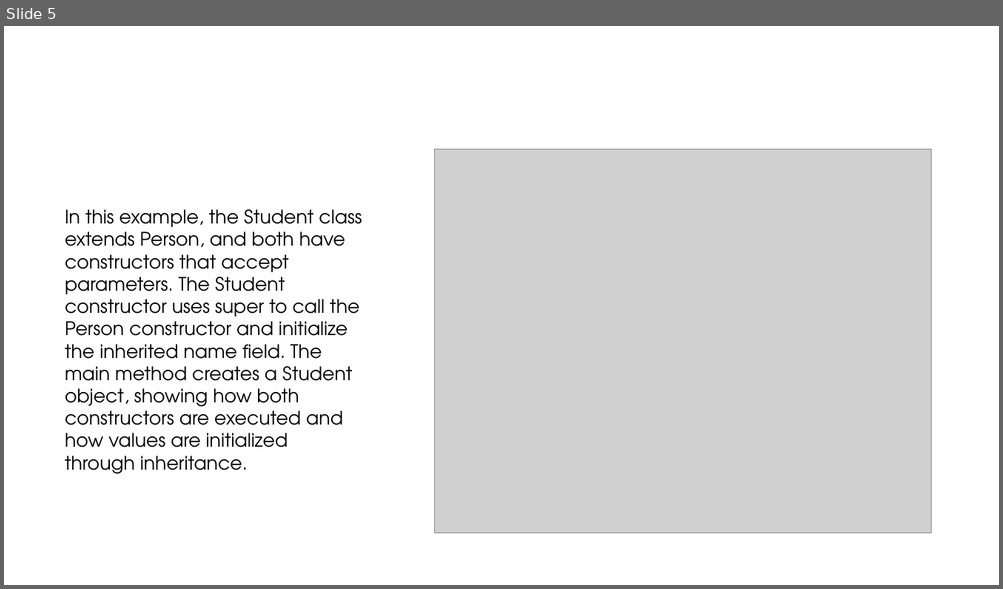
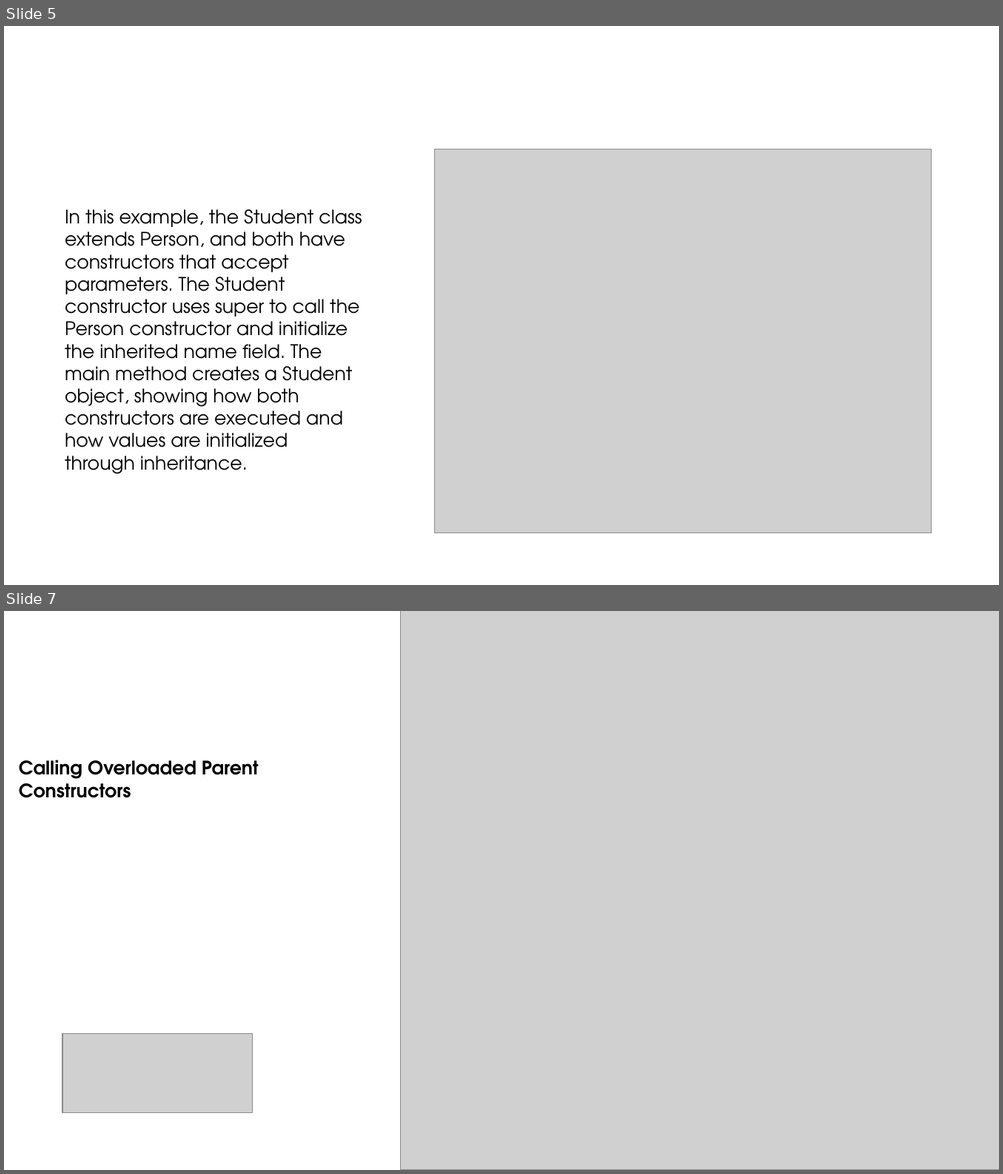
Before and after one commit to ashrafulparan2/Resources, a slide deck: CSE281/Lecture 7.pptx. Shown one above the other, each under a label of ours: slide 5 before the commit, slides 5 and 7 after it; the slides between them are not shown. The pictures are 1003x589 and 1003x1174 pixels, drawn with LibreOffice and Linux fonts; fonts in the diff are those of the drawing; grey boxes stand for pictures; background and template pictures are left out. Boxes give left, top, right and bottom in pixels: in the first picture for what was removed or moved away, otherwise in the second. Text is boxed around its words. In the diff, an @@ line names an element or a change of style, - is before the commit and + after.

```diff
--- a/CSE281/Lecture 7.pptx
+++ b/CSE281/Lecture 7.pptx
@@ slide 7 added at <box>4,611,999,1170</box>, background #FFFFFF @@
@@ picture added at <box>400,611,999,1170</box> @@
@@ text added at <box>19,760,259,798</box>, 18 pt, text #000000, bold @@
+Calling Overloaded Parent Constructors
@@ picture added at <box>62,1034,252,1113</box> @@
```
Also in this commit, not shown: 3 other slides added.
